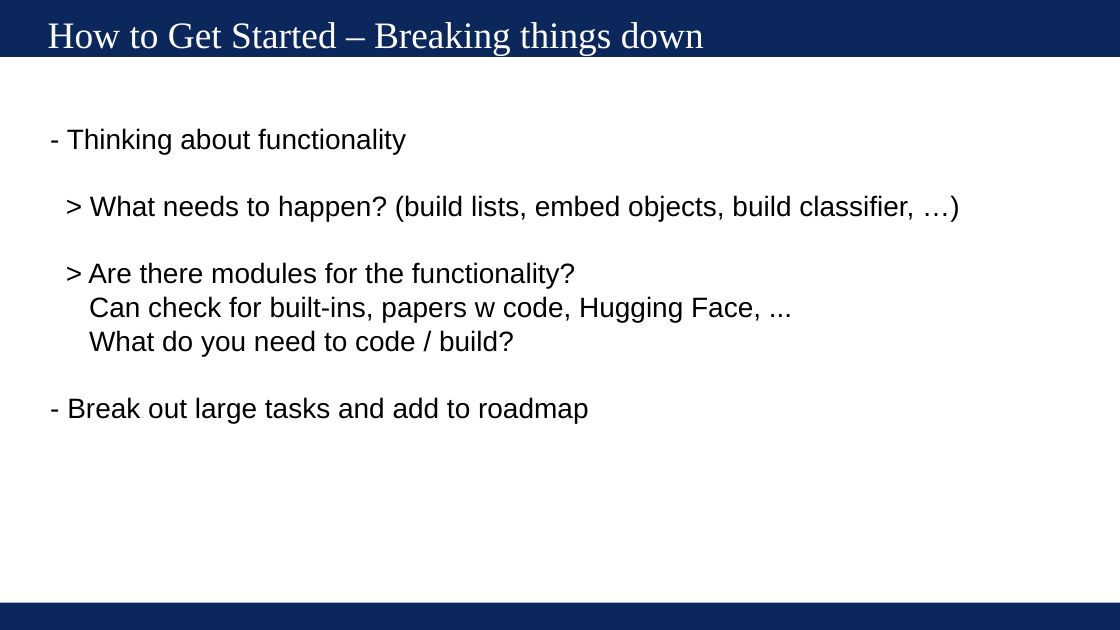
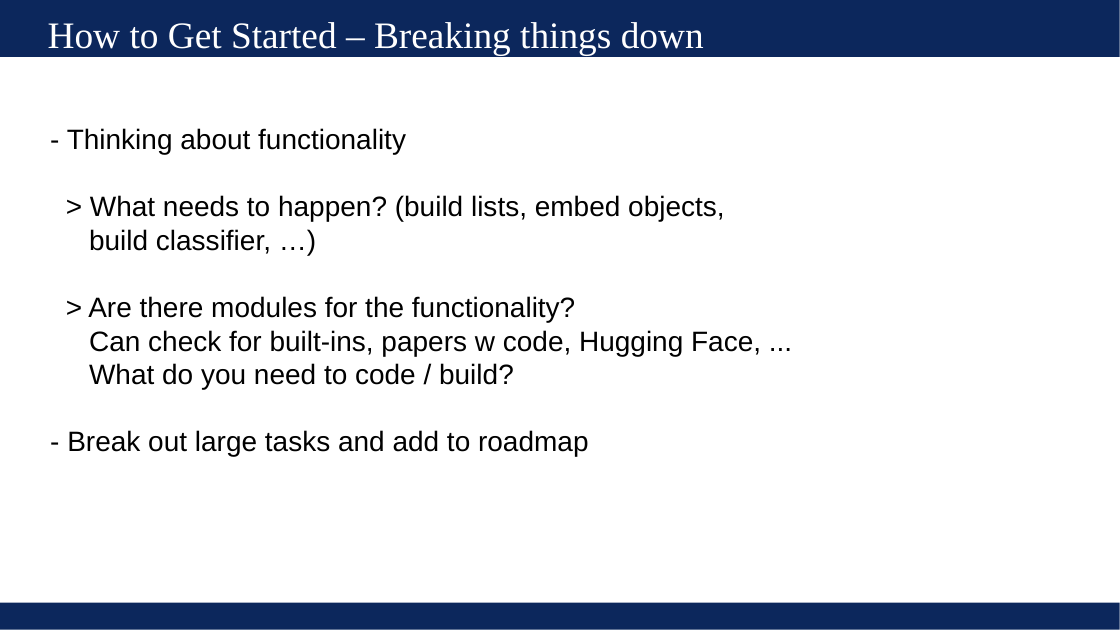
Before and after one commit to UVADS/ds6011, a slide deck: slide 4 of 08_getting_started_and_troubleshooting.pptx. Drawn at 1120x630 pixels with LibreOffice and Linux fonts; fonts in the diff are those of the drawing. Boxes give left, top, right and bottom in pixels: in the first picture for what was removed or moved away, otherwise in the second. Text is boxed around its words. In the diff, an @@ line names an element or a change of style, - is before the commit and + after.

```diff
--- a/08_getting_started_and_troubleshooting.pptx
+++ b/08_getting_started_and_troubleshooting.pptx
@@ text at box(89, 195, 724, 254): text changed @@
-> What needs to happen? (build lists, embed objects, build classifier, …)
+> What needs to happen? (build lists, embed objects,
+build classifier, …)
```
Also in this commit, not shown: 4 other slides changed, 1 other file.
